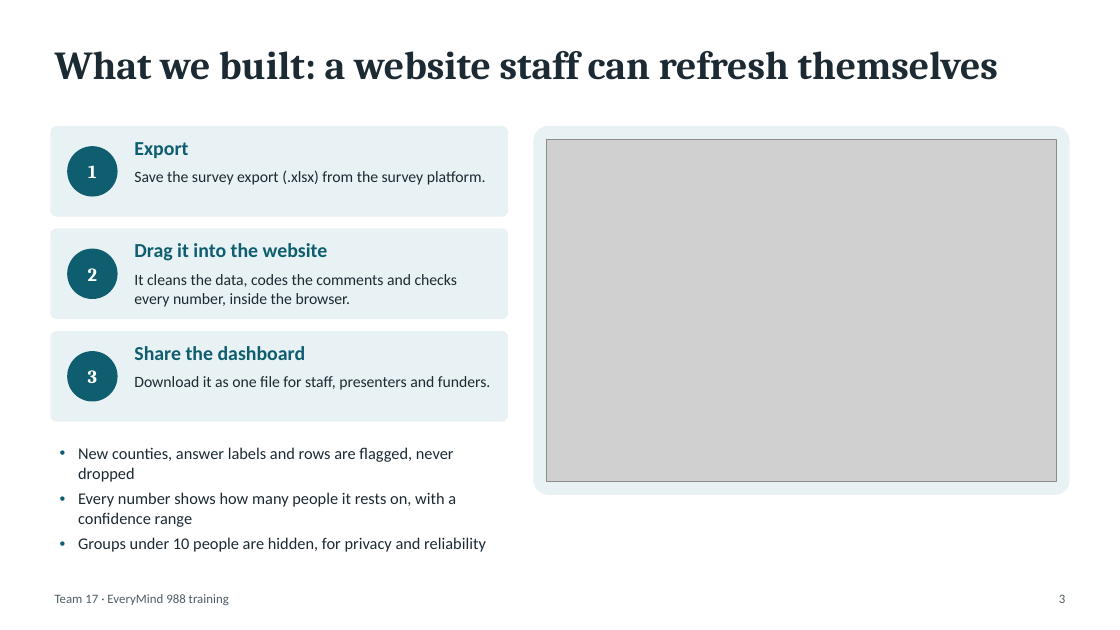
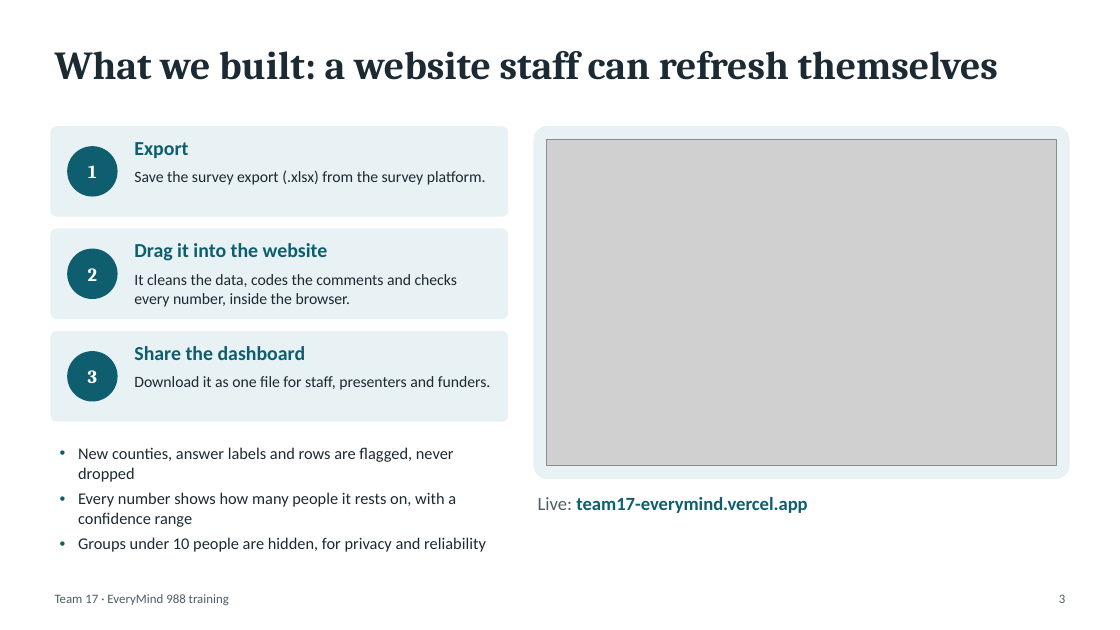
Before and after one commit to ArushNo1/cbc-buildfest, a slide deck: slide 3 of submission/Team17_Presentation.pptx. Drawn at 1120x630 pixels with LibreOffice and Linux fonts; fonts in the diff are those of the drawing; grey boxes stand for pictures. Boxes give left, top, right and bottom in pixels: in the first picture for what was removed or moved away, otherwise in the second. Text is boxed around its words. In the diff, an @@ line names an element or a change of style, - is before the commit and + after.

Commit message:
New demo video of the website flow; deck and zip re-assembled (#47, #48)
Team17_Demo.mp4 (97.5 s) now shows the website: the dashboard's findings,
then Update with a synthetic export shown as made_up_test_export.xlsx,
the rebuild inside the browser, and the flagged new county. No real
response data appears. make submit re-rendered the deck (website on
slide 3), memo and appendix, and copied the new video and zip. verify:
0 problems; acceptance: 24/24.

```diff
--- a/submission/Team17_Presentation.pptx
+++ b/submission/Team17_Presentation.pptx
@@ rounded rectangle resized from (x1=534, y1=126, x2=1070, y2=495) to (x1=534, y1=126, x2=1070, y2=479) @@
@@ picture resized from (x1=547, y1=139, x2=1056, y2=481) to (x1=547, y1=139, x2=1056, y2=465) @@
@@ text added at (x1=538, y1=497, x2=807, y2=513), 16 pt, text #0E5E6F, bold @@
+Live: team17-everymind.vercel.app
```
Also in this commit, not shown: 1 other slide changed, 7 other files.
